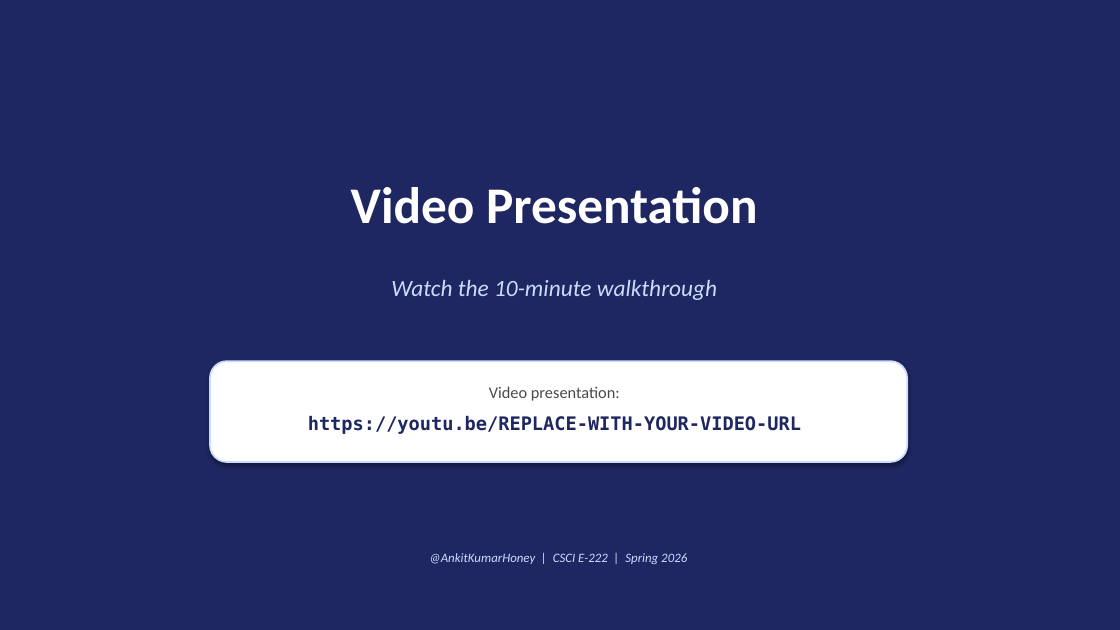
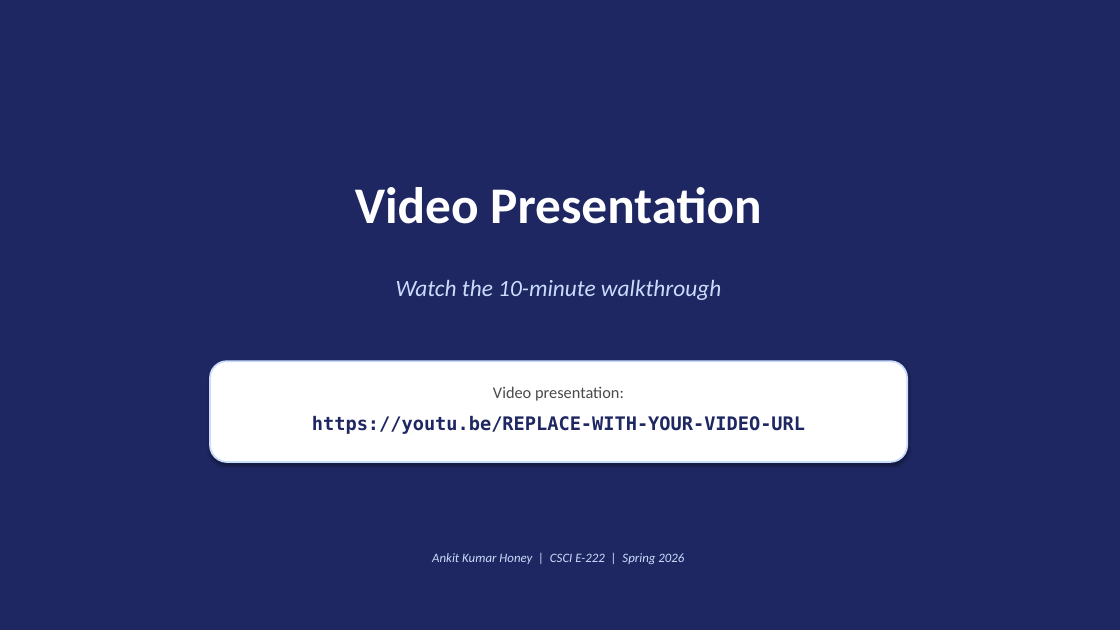
Before and after one commit to honeyankit/reachability-llm, a slide deck: slide 15 of reports/FalsePositive_SupplyChain_Honey.pptx. Drawn at 1120x630 pixels with LibreOffice and Linux fonts; fonts in the diff are those of the drawing. Boxes give left, top, right and bottom in pixels: in the first picture for what was removed or moved away, otherwise in the second. Text is boxed around its words. In the diff, an @@ line names an element or a change of style, - is before the commit and + after.

```diff
--- a/reports/FalsePositive_SupplyChain_Honey.pptx
+++ b/reports/FalsePositive_SupplyChain_Honey.pptx
@@ 4 texts moved together from (x1=308, y1=187, x2=801, y2=434) to (x1=312, y1=187, x2=805, y2=434) @@
@@ text at (x1=432, y1=553, x2=684, y2=564): text changed @@
-@AnkitKumarHoney | CSCI E-222 | Spring 2026
+Ankit Kumar Honey | CSCI E-222 | Spring 2026
```
Also in this commit, not shown: 14 other slides changed, 3 other files.
